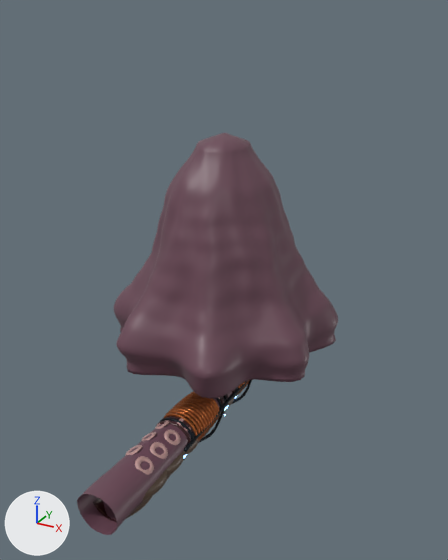
Two versions of the Blender file art/v2_arm.blend, one commit apart.
One viewpoint serves both versions: a 50 mm lens placed at (1.5, -2.92, 2.04), pointed at (0.06, -0.31, 0.73). The axes (+X, +Y, +Z) are drawn at lower left. The lights are the same throughout. The older version comes first.

The older version as bpy lines, for what is in view:
```python
me_armskin = bpy.data.meshes.new('ArmSkin')
me_armskin.from_pydata(...)  # 3333 vertices, 3332 faces; spans x -0.11..0.11, y -1.36..0.84, z -0.11..0.1
me_armskin.polygons.foreach_set('use_smooth', [True] * 3332)
me_armskin.materials.append(mat_armskin)  # brown #6b4956
me_armsuckers = bpy.data.meshes.new('ArmSuckers')
me_armsuckers.from_pydata(...)  # 4480 vertices, 3880 faces; spans x -0.09..0.09, y -1.12..0.74, z 0.03..0.1
me_armsuckers.polygons.foreach_set('use_smooth', [True] * 3880)
me_armsuckers.materials.append(mat_armsucker)  # pink #b6908d
me_mut_arc = bpy.data.meshes.new('Mut_Arc')
me_mut_arc.from_pydata(...)  # 4686 vertices, 4698 faces; spans x -0.116..0.116, y -0.709..0.45, z -0.116..0.103
me_mut_arc.polygons.foreach_set('use_smooth', [True] * 4698)
me_mut_arc.materials.append(mat_copper)  # orange #b66837
ob_armskin = bpy.data.objects.new('ArmSkin', me_armskin)
ob_armskin.location = (0.0, 0.0, 0.0)
ob_armsuckers = bpy.data.objects.new('ArmSuckers', me_armsuckers)
ob_armsuckers.location = (0.0, 0.0, 0.0)
ob_mut_arc = bpy.data.objects.new('Mut_Arc', me_mut_arc)
ob_mut_arc.location = (0.0, 0.0, 0.0)
# also in view: 'V2Torso' at (0.0, -0.28, 0.89); 'Mut_Carapace' at (0.0, -0.27, -0.08)
```
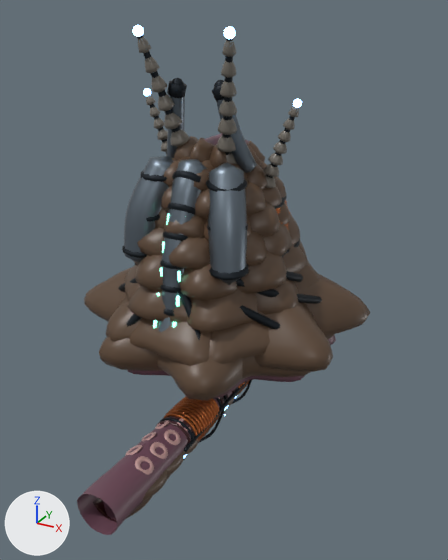
Not visible in the pictures: 'Tor_ShardRings'.

Pixel boxes (x1, y1, x2, y2) of what changed, in the pictures (448 x 560 px):
'Tor_Husk', added (brown): after (84, 136, 370, 401)
'Tor_Shard', added: after (124, 96, 257, 332)
'Tor_ArcCeramic', added: after (138, 37, 299, 188)
'Tor_ShardDark', added: after (118, 78, 322, 340)
'Tor_ArcDark', added (mostly hidden): after (137, 35, 300, 257)
'Tor_ArcGlow', added (mostly hidden): after (132, 25, 302, 108)
'Tor_ShardGlow', added: after (153, 213, 186, 328)
'Tor_Arc', added (mostly hidden): after (276, 200, 292, 230)
'V2Torso', unchanged, covered by the edit: before (114, 133, 338, 399); after (127, 133, 336, 398)

Diff of the bpy script that builds the scene:
```diff
--- a/art/v2_arm.blend.py
+++ b/art/v2_arm.blend.py
@@ ob_tor_arcglow @@
+ob_tor_arcglow = bpy.data.objects.new('Tor_ArcGlow', me_tor_arcglow)  # 2094 vertices, 2106 faces; spans x -0.582..0.573, y -0.839..0.282, z 0.509..1.967; in mat_arcglow (blue #a9d9ff, glowing blue #90c9ff)
+ob_tor_arcglow.location = (0.0, 0.0, 0.0)
@@ ob_tor_arcdark @@
+ob_tor_arcdark = bpy.data.objects.new('Tor_ArcDark', me_tor_arcdark)  # 920 vertices, 928 faces; spans x -0.423..0.406, y -0.646..0.174, z 0.893..1.936; in mat_steeldark (black #1e242b)
+ob_tor_arcdark.location = (0.0, 0.0, 0.0)
@@ ob_tor_arcceramic @@
+ob_tor_arcceramic = bpy.data.objects.new('Tor_ArcCeramic', me_tor_arcceramic)  # 1596 vertices, 1848 faces; spans x -0.423..0.406, y -0.572..-0.188, z 1.23..1.93; in mat_ceramic (grey #6f6a62)
+ob_tor_arcceramic.location = (0.0, 0.0, 0.0)
@@ ob_tor_arc @@
+ob_tor_arc = bpy.data.objects.new('Tor_Arc', me_tor_arc)  # 4116 vertices, 4032 faces; spans x -0.367..0.372, y -0.635..0.16, z 0.915..1.139; in mat_copper (orange #b66837)
+ob_tor_arc.location = (0.0, 0.0, 0.0)
@@ ob_tor_shardglow @@
+ob_tor_shardglow = bpy.data.objects.new('Tor_ShardGlow', me_tor_shardglow)  # 312 vertices, 360 faces; spans x -0.061..0.061, y -0.799..-0.587, z 0.638..1.303; in mat_shardglow (green #90f5d9, glowing green #80f5d1)
+ob_tor_shardglow.location = (0.0, 0.0, 0.0)
@@ ob_tor_shardrings @@
+ob_tor_shardrings = bpy.data.objects.new('Tor_ShardRings', me_tor_shardrings)  # 1368 vertices, 1344 faces; spans x -0.469..0.481, y -0.718..0.239, z 0.666..1.196; in mat_blackmetal (black #06070a)
+ob_tor_shardrings.location = (0.0, 0.0, 0.0)
@@ ob_tor_sharddark @@
+ob_tor_sharddark = bpy.data.objects.new('Tor_ShardDark', me_tor_sharddark)  # 2012 vertices, 2154 faces; spans x -0.597..0.59, y -0.851..0.341, z 0.496..1.746; in mat_steeldark (black #1e242b)
+ob_tor_sharddark.location = (0.0, 0.0, 0.0)
@@ ob_tor_shard @@
+ob_tor_shard = bpy.data.objects.new('Tor_Shard', me_tor_shard)  # 994 vertices, 1022 faces; spans x -0.328..0.332, y -0.845..0.147, z 0.538..1.723; in mat_steel (greyish blue #6f7b85)
+ob_tor_shard.location = (0.0, 0.0, 0.0)
@@ ob_tor_husk @@
+ob_tor_husk = bpy.data.objects.new('Tor_Husk', me_tor_husk)  # 5256 vertices, 4032 faces; spans x -0.739..0.737, y -0.944..0.307, z 0.334..1.472; in mat_chitin (brown #5b4534)
+ob_tor_husk.location = (0.0, 0.0, 0.0)
```
